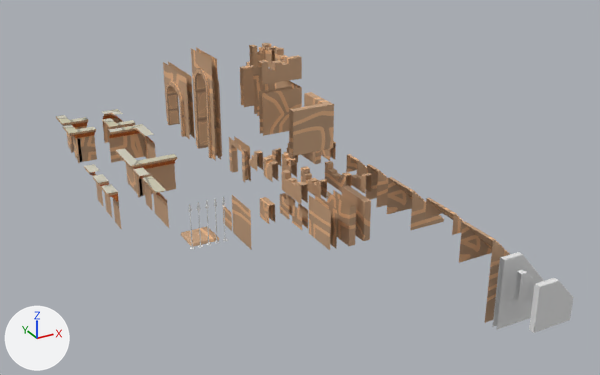
Renders of the FBX model Assets/Art/Environment/Modules/Models/ModularPacks/Walls.fbx from each side of a commit.
One viewpoint serves both versions: a 50 mm lens placed at (-16.4, -17.6, 18.1), pointed at (1.6, 15.2, 1.7). The lights are fixed; the arrows at lower left show +X, +Y and +Z. The first picture is the older version. Where no turn or scale is listed for an object, it has been applied to the vertices.

In view in the first picture: 'BrokenPart_Big_Closed_Horizontal.006', 'Cube.012', 'Cube.014', 'Door.001', 'Door.002', 'OpenWall2x2', 'OpenWall2x2.003', 'OpenWall2x2.004', 'OpenWall2x2.011', 'OpenWall2x2.014', 'StairsBig', 'StairsBig.001' and 38 more.
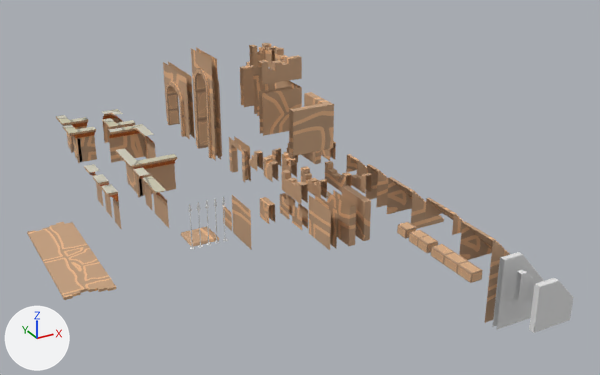
Where the newer file only moved an object's origin or applied its transform, the numbers keep the older frame.

What differs and where, as boxes (x1, y1, x2, y2) in the pictures (600 x 375 px):
'OpenWall2x2.012', added (beige): after (27, 222, 116, 300)
'Bricksx4', added (brown): after (431, 244, 483, 283)
'Bricksx2', added (brown): after (409, 230, 438, 253)
'Bricksx1', added: after (397, 222, 417, 239)

The change, as a diff of the scene's bpy script:
```diff
--- a/Assets/Art/Environment/Modules/Models/ModularPacks/Walls.fbx.py
+++ b/Assets/Art/Environment/Modules/Models/ModularPacks/Walls.fbx.py
@@ mat_trimsheet_002 @@
+mat_trimsheet_002 = principled_material('Trimsheet.002')
+mat_trimsheet_002.texture = img_egypttrimsheet_basecolor_png
+mat_trimsheet_002.roughness = 0.553
@@ me_mesh_131 @@
+me_mesh_131.from_pydata(...)  # 40 vertices, 42 faces; spans x -0.275..0.256, y 4.037..5.234, z 3.036..3.447
+me_mesh_131.materials.append(mat_trimsheet_002)  # picture img_egypttrimsheet_basecolor_png
@@ me_mesh_128 @@
+me_mesh_128.from_pydata(...)  # 64 vertices, 66 faces; spans x -0.27..0.26, y 1.42..3.82, z 3.05..3.45
+me_mesh_128.materials.append(mat_trimsheet_002)  # picture img_egypttrimsheet_basecolor_png
@@ me_mesh_013 @@
+me_mesh_013.from_pydata(...)  # 80 vertices, 78 faces; spans x -1.0..1.0, y -3.39..3.38, z 0.0..0.11
+me_mesh_013.materials.append(mat_brickwall)  # picture img_bricks_basecolor_png
@@ me_mesh_132 @@
+me_mesh_132.from_pydata(...)  # 32 vertices, 34 faces; spans x -0.275..0.256, y 5.452..6.051, z 3.041..3.447
+me_mesh_132.materials.append(mat_trimsheet_002)  # picture img_egypttrimsheet_basecolor_png
@@ ob_bricksx2 @@
+ob_bricksx2 = bpy.data.objects.new('Bricksx2', me_mesh_131)
+ob_bricksx2.location = (1.97, 1.04, -0.24)
@@ ob_bricksx4 @@
+ob_bricksx4 = bpy.data.objects.new('Bricksx4', me_mesh_128)
+ob_bricksx4.location = (1.97, 1.04, -0.24)
@@ ob_openwall2x2_012 @@
+ob_openwall2x2_012 = bpy.data.objects.new('OpenWall2x2.012', me_mesh_013)
+ob_openwall2x2_012.location = (-10.08, 13.92, 1.46)
@@ ob_bricksx1 @@
+ob_bricksx1 = bpy.data.objects.new('Bricksx1', me_mesh_132)
+ob_bricksx1.location = (1.97, 1.04, -0.24)
```
